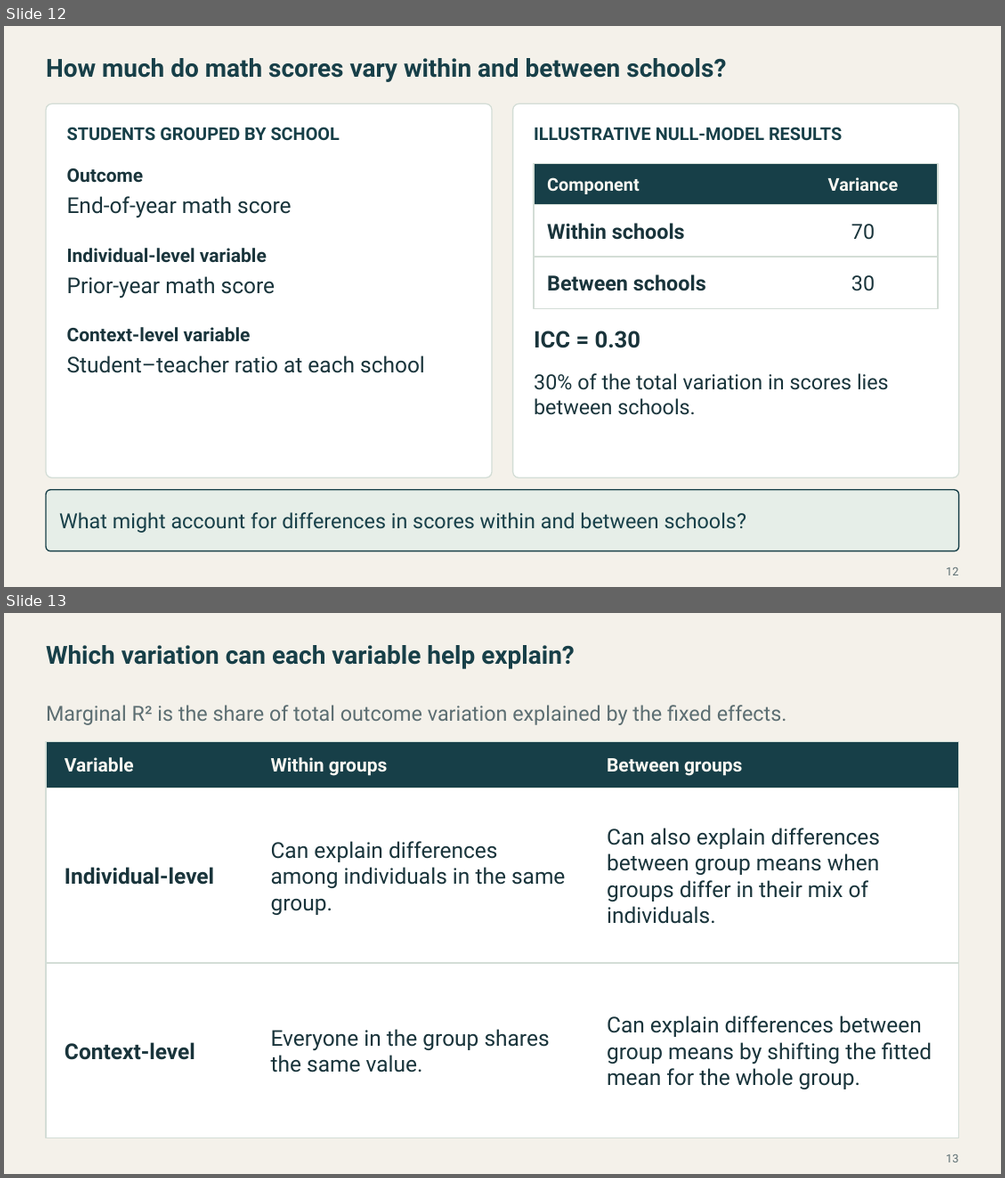
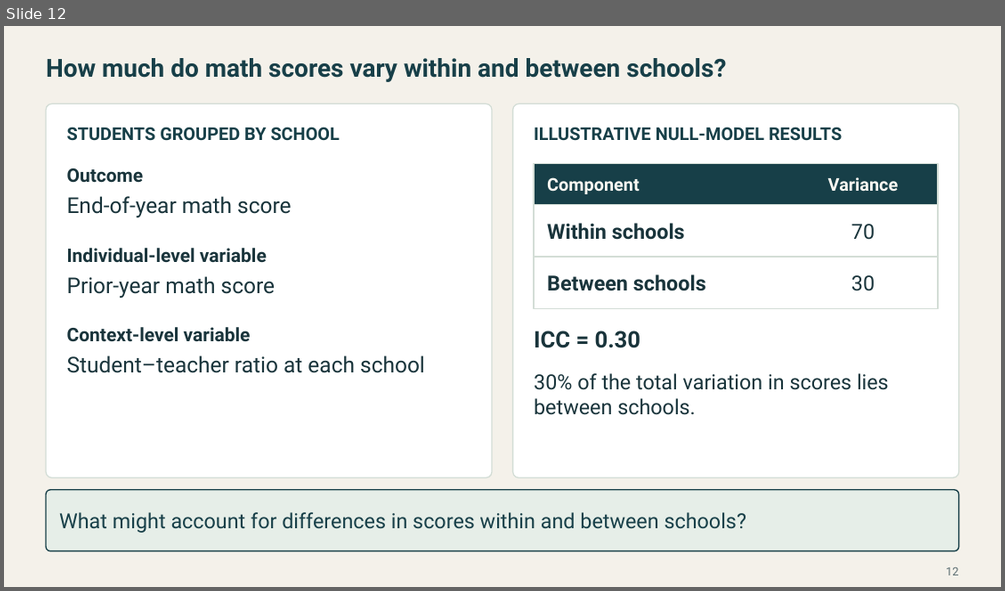
Before and after one commit to Postmus/BeyondMLR, a slide deck: lectures_2627/week3/Beyond_MLR_Week_3.pptx. Shown one above the other, each under a label of ours: slides 12 and 13 before the commit, slide 12 after it. The pictures are 1005x1178 and 1005x591 pixels, drawn with LibreOffice and Linux fonts; fonts in the diff are those of the drawing. Boxes give left, top, right and bottom in pixels: in the first picture for what was removed or moved away, otherwise in the second. Text is boxed around its words. In the diff, an @@ line names an element or a change of style, - is before the commit and + after.

```diff
--- a/lectures_2627/week3/Beyond_MLR_Week_3.pptx
+++ b/lectures_2627/week3/Beyond_MLR_Week_3.pptx
@@ slide 13 removed at <box>4,613,1001,1174</box>, background #F4F1EA @@
@@ text removed at <box>46,645,574,669</box> @@
-Which variation can each variable help explain?
@@ text removed at <box>46,705,787,725</box> @@
-Marginal R² is the share of total outcome variation explained by the fixed effects.
@@ rectangle removed at <box>46,742,959,788</box> @@
@@ text removed at <box>65,757,134,771</box> @@
-Variable
@@ text removed at <box>271,757,387,776</box> @@
-Within groups
@@ text removed at <box>607,758,743,776</box> @@
-Between groups
@@ rectangle removed at <box>46,788,959,963</box> @@
@@ text removed at <box>271,841,565,915</box> @@
-Can explain differences among individuals in the same group.
@@ text removed at <box>607,827,881,924</box> @@
-Can also explain differences between group means when groups differ in their mix of individuals.
@@ text removed at <box>65,867,214,884</box> @@
-Individual-level
@@ rectangle removed at <box>46,963,959,1138</box> @@
@@ text removed at <box>271,1029,550,1072</box> @@
-Everyone in the group shares the same value.
@@ text removed at <box>607,1015,931,1089</box> @@
-Can explain differences between group means by shifting the fitted mean for the whole group.
@@ text removed at <box>65,1042,195,1060</box> @@
-Context-level
@@ page number removed at <box>946,1154,958,1162</box> @@
-13
```
Also in this commit, not shown: 11 slides changed, 1 slide added, 13 other files.
